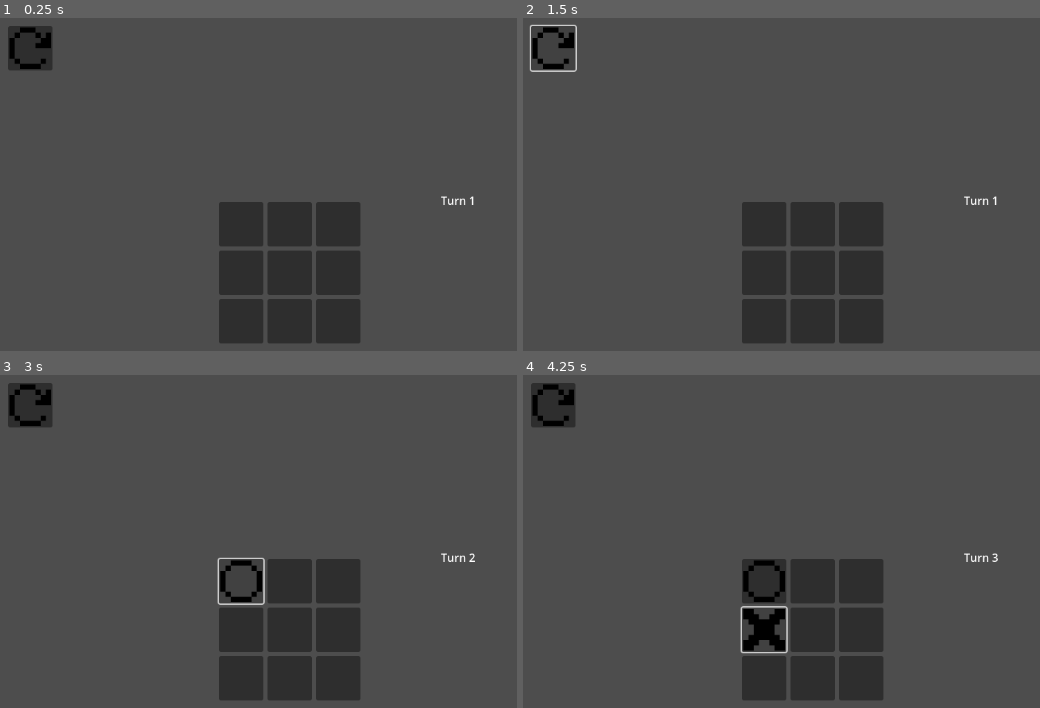
Above: before the commit, frames 1-4 (two rows, left to right).
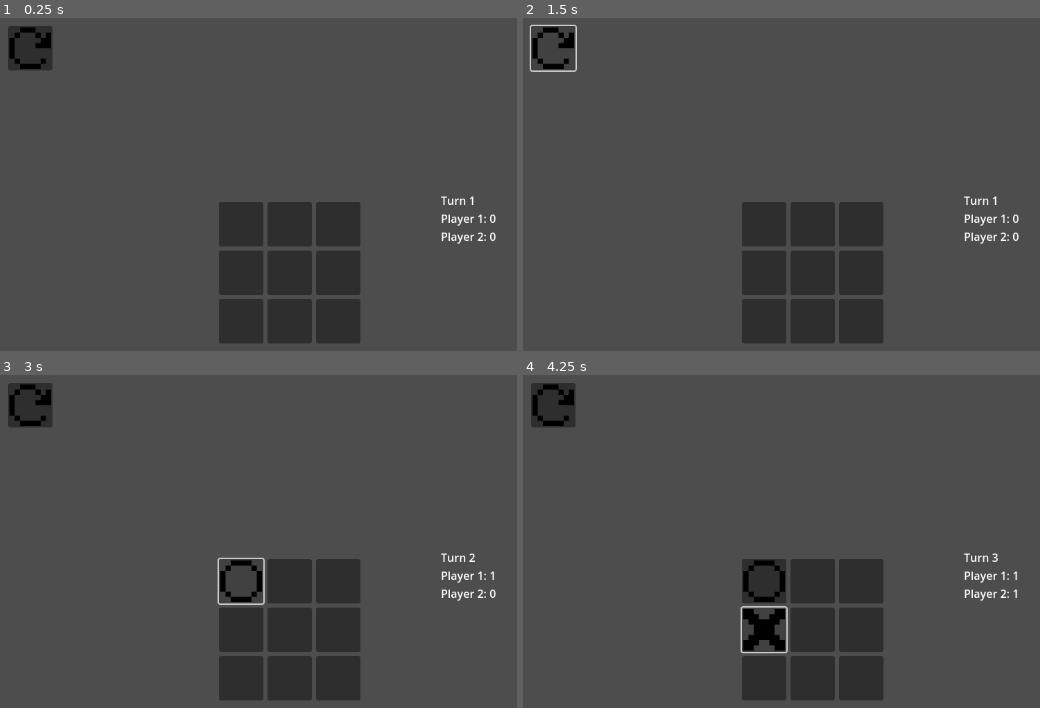
Above: after the commit, the same moments.

Repository: nhunghia1992/tic-tac-toe-godot
Game: Godot game, scene res://global.tscn
Same seed, same stepped clock (60 frames per second), same inputs: the game is played once before the commit and once after it.
Inputs (mouse positions are in pixels of both pictures, inside the frame that each line leads up to):
- Up to frame 1 (0.25 s): no input
- Up to frame 2 (1.5 s): click (554, 47) at 0.5 s; click (554, 47) at 1.25 s
- Up to frame 3 (3 s): click (31, 404) at 2 s; click (242, 581) at 2.77 s
- Up to frame 4 (4.25 s): click (765, 631) at 3.52 s

The runs differ from the first frame. In frame 1, 0.3% of the frame differs, in the area x 85-96%, y 58-68%; in frame 2, 0.3%; in frame 3, 0.3%; in frame 4, 0.3%.

Commit message:
Added a timer for each player

Diff:
--- a/Buttons.gd
+++ b/Buttons.gd
@@ -29,4 +29,7 @@
 	Game.player2.resize(Game.max_id)
 	Turn.turn_number = 1
 	Turn.winner = -1
+	Turn.game_condition = "Undecided"
+	Turn.timeP1 = 0.0
+	Turn.timeP2 = 0.0
 	create()
--- a/Turn.gd
+++ b/Turn.gd
@@ -1,18 +1,34 @@
 extends Label
 var turn_number = 1
 var winner = -1
-var something = false
+var game_condition = "Undecided"
+var timeP1 = 0.0
+var timeP2 = 0.0
+
 
 func _ready():
 	Turn.position = Vector2(640,256)
 
 
 func _process(_delta):
-	if winner == -1 && turn_number <= pow(Game.size,2):
-		text = "Turn " + str(turn_number)
-	elif winner != -1:
-		text = "Player " + str(winner) + " wins"
+	#if winner == -1 && turn_number <= Game.max_id:
+	#	text = "Turn " + str(turn_number)
+
+	if winner != -1:
+		game_condition = "Player " + str(winner) + " wins"
 	elif turn_number > Game.max_id:
-		text = "Draw"
+		game_condition = "Draw"
+
+	if turn_number%2 == 1 && game_condition == "Undecided":
+		timeP1 += _delta
+	if turn_number%2 == 0 && game_condition == "Undecided":
+		timeP2 += _delta
+	var timeP1_rounded = round(timeP1)
+	var timeP2_rounded = round(timeP2)
+
+	var players_info =  '\n' + "Player 1: " + str(timeP1_rounded) + '\n' + "Player 2: " + str(timeP2_rounded)
+
+	if game_condition == "Undecided":
+		text = "Turn " + str(turn_number)  + players_info
 	else:
-		text = "What?"
+		text = game_condition + players_info
